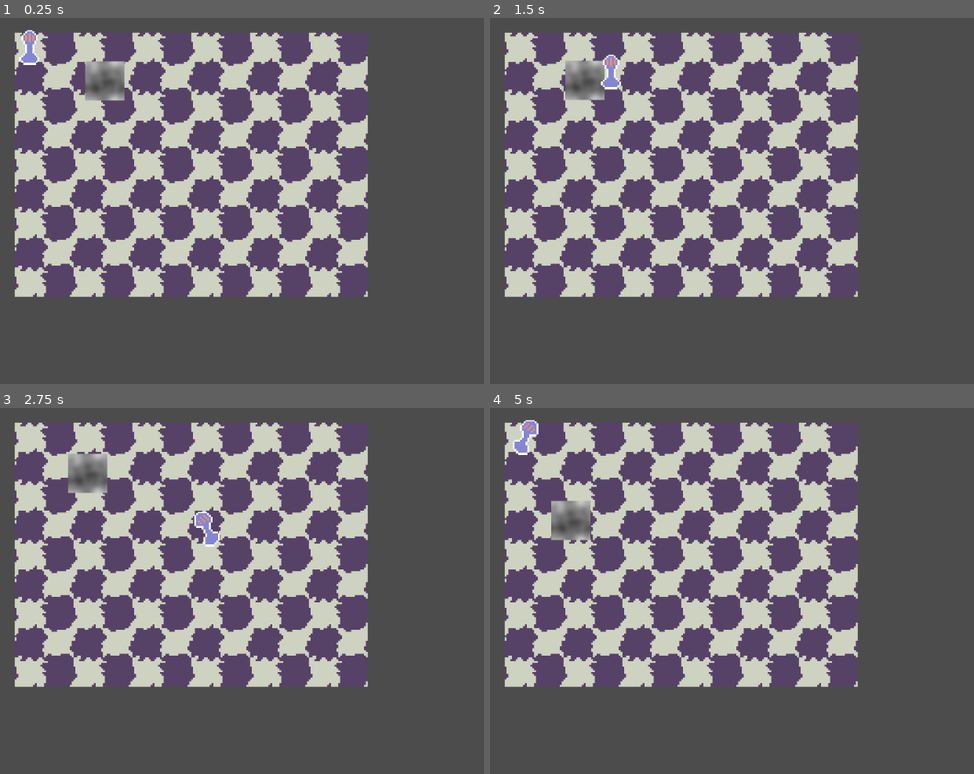
Above: before the commit, frames 1-4 (two rows, left to right).
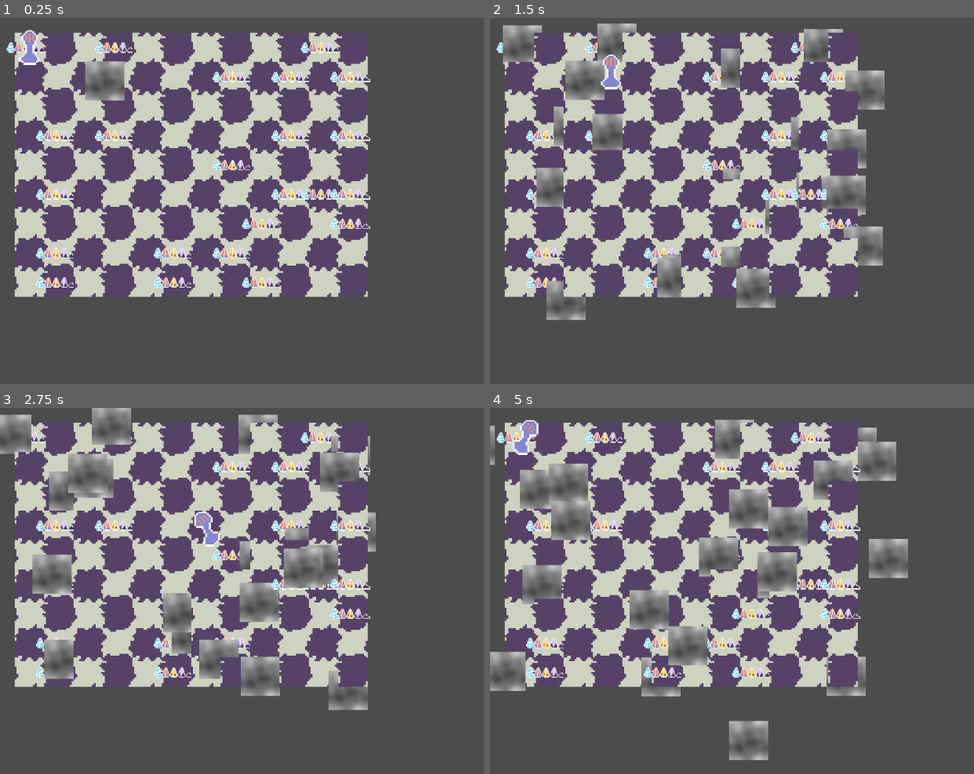
Above: after the commit, the same moments.

Repository: zac112/HenriKuest
Game: Godot game, scene res://Assets/Scenes/Main.tscn
The game is run twice, just before and just after one commit, with the same random seed, the same clock (stepped at 60 frames per second) and the same inputs. The engine's default icon, where the game draws it, is replaced by a stand-in: a white triangle on a blue panel in a dark square.
Inputs:
- Up to frame 1 (0.25 s): no input
- Up to frame 2 (1.5 s): hold D (move_right) 0.53-1.28 s; hold S (move_down) from 1.28 s (still down)
- Up to frame 3 (2.75 s): release S (move_down) at 2.03 s; hold D (move_right) from 2.03 s (still down)
- Up to frame 4 (5 s): release D (move_right) at 2.78 s; hold W (move_up) 2.78-3.53 s; hold A (move_left) from 3.53 s (still down)

The runs differ from the first frame. In frame 1, 3.3% of the frame differs, in the area x 1-77%, y 6-74%; in frame 2, 10%; in frame 3, 12%; in frame 4, 14%, in the area x 0-87%, y 3-97%.

Commit message:
Added randomly spawning tents to map

Diff:
--- a/Assets/Scenes/Main.tscn
+++ b/Assets/Scenes/Main.tscn
@@ -1,21 +1,10 @@
-[gd_scene load_steps=10 format=2]
+[gd_scene load_steps=8 format=2]
 
-[ext_resource path="res://Assets/Scenes/Fighter.gd" type="Script" id=1]
+[ext_resource path="res://Assets/Scenes/Soldier.tscn" type="PackedScene" id=1]
 [ext_resource path="res://Player.gd" type="Script" id=2]
 [ext_resource path="res://Assets/Sprites/RotatedPlayer.png" type="Texture" id=3]
 [ext_resource path="res://Assets/Sprites/Player.png" type="Texture" id=4]
 [ext_resource path="res://Assets/Scripts/grid.gd" type="Script" id=5]
-
-[sub_resource type="OpenSimplexNoise" id=1]
-period = 20.1
-persistence = 0.462
-lacunarity = 1.22
-
-[sub_resource type="NoiseTexture" id=2]
-width = 64
-height = 64
-seamless = true
-noise = SubResource( 1 )
 
 [sub_resource type="RectangleShape2D" id=3]
 extents = Vector2( 8, 10.1667 )
@@ -43,12 +32,7 @@
 [node name="Camera2D" type="Camera2D" parent="."]
 position = Vector2( 511, 298 )
 
-[node name="Node2D" type="Node2D" parent="."]
-position = Vector2( 152, 101 )
-script = ExtResource( 1 )
-
-[node name="Square" type="Sprite" parent="Node2D"]
-texture = SubResource( 2 )
+[node name="Node2D" parent="." instance=ExtResource( 1 )]
 
 [node name="Player" type="Area2D" parent="."]
 position = Vector2( 82, 48 )
--- /dev/null
+++ b/Assets/Scenes/Soldier.tscn
@@ -0,0 +1,21 @@
+[gd_scene load_steps=4 format=2]
+
+[ext_resource path="res://Assets/Scenes/Fighter.gd" type="Script" id=1]
+
+[sub_resource type="OpenSimplexNoise" id=1]
+period = 20.1
+persistence = 0.462
+lacunarity = 1.22
+
+[sub_resource type="NoiseTexture" id=2]
+width = 64
+height = 64
+seamless = true
+noise = SubResource( 1 )
+
+[node name="Node2D" type="Node2D"]
+position = Vector2( 152, 101 )
+script = ExtResource( 1 )
+
+[node name="Square" type="Sprite" parent="."]
+texture = SubResource( 2 )
--- /dev/null
+++ b/Assets/Scenes/Tent.tscn
@@ -0,0 +1,10 @@
+[gd_scene load_steps=3 format=2]
+
+[ext_resource path="res://Assets/Scripts/Tent.gd" type="Script" id=1]
+[ext_resource path="res://Assets/Sprites/Tents.png" type="Texture" id=2]
+
+[node name="Node2D" type="Node2D"]
+script = ExtResource( 1 )
+
+[node name="Tents" type="Sprite" parent="."]
+texture = ExtResource( 2 )
--- a/Assets/Scripts/Tent.gd
+++ b/Assets/Scripts/Tent.gd
@@ -4,7 +4,7 @@
 var timer = Timer.new()
 var spawnableUnits
 var currentProduction = 0
-var unit1 = load("res://Soldier1.tscn")
+var unit1 = load("res://Assets/Scenes/Soldier.tscn")
 var ownerPlayerNumber
 
 export var timeBetweenSpawns = 5
--- /dev/null
+++ b/Assets/Scripts/Tile.gd
@@ -0,0 +1,18 @@
+class_name Tile
+extends Node
+
+
+var content : Node
+
+
+# Called when the node enters the scene tree for the first time.
+func _ready():
+	pass # Replace with function body.
+
+
+func addContent(content : Node):
+	self.content = content
+	self.add_child(content)
+
+func clearTile():
+	self.remove_child(content)
--- a/Assets/Scripts/grid.gd
+++ b/Assets/Scripts/grid.gd
@@ -11,6 +11,7 @@
 const rightup = preload("res://Assets/Sprites/Grid sprites/2.png")
 const rightdown = preload("res://Assets/Sprites/Grid sprites/4.png")
 
+const tent = preload("res://Assets/Scenes/Tent.tscn")
 
 
 
@@ -30,6 +31,7 @@
 
 
 func generateGrid():
+	var rng = RandomNumberGenerator.new()
 	for x in range(width):
 		tiles.append([])
 		for y in range(height):
@@ -53,6 +55,10 @@
 			else:
 				texture = rightdown
 			tile.get_node("Sprite").texture = texture
+
+
+			if rng.randi_range(0,10) < 2:
+				tile.get_node(".").addContent(tent.instance())
 			#var darker = ((x + y) % 2) == 1
 			#if(darker):
 			#	tile.get_node("Sprite").modulate = Color(0, 0, 1)
--- a/Assets/prefabs/Tile.tscn
+++ b/Assets/prefabs/Tile.tscn
@@ -1,8 +1,10 @@
-[gd_scene load_steps=2 format=2]
+[gd_scene load_steps=3 format=2]
 
 [ext_resource path="res://Assets/Sprites/icon.png" type="Texture" id=1]
+[ext_resource path="res://Assets/Scripts/Tile.gd" type="Script" id=2]
 
 [node name="Node2D" type="Node2D"]
+script = ExtResource( 2 )
 
 [node name="Sprite" type="Sprite" parent="."]
 scale = Vector2( 3, 3 )
--- a/project.godot
+++ b/project.godot
@@ -9,13 +9,19 @@
 config_version=4
 
 _global_script_classes=[ {
-"base": "Node2D",
+"base": "Reference",
 "class": "Fighter",
 "language": "GDScript",
 "path": "res://Assets/Scenes/Fighter.gd"
+}, {
+"base": "Node",
+"class": "Tile",
+"language": "GDScript",
+"path": "res://Assets/Scripts/Tile.gd"
 } ]
 _global_script_class_icons={
-"Fighter": ""
+"Fighter": "",
+"Tile": ""
 }
 
 [application]
